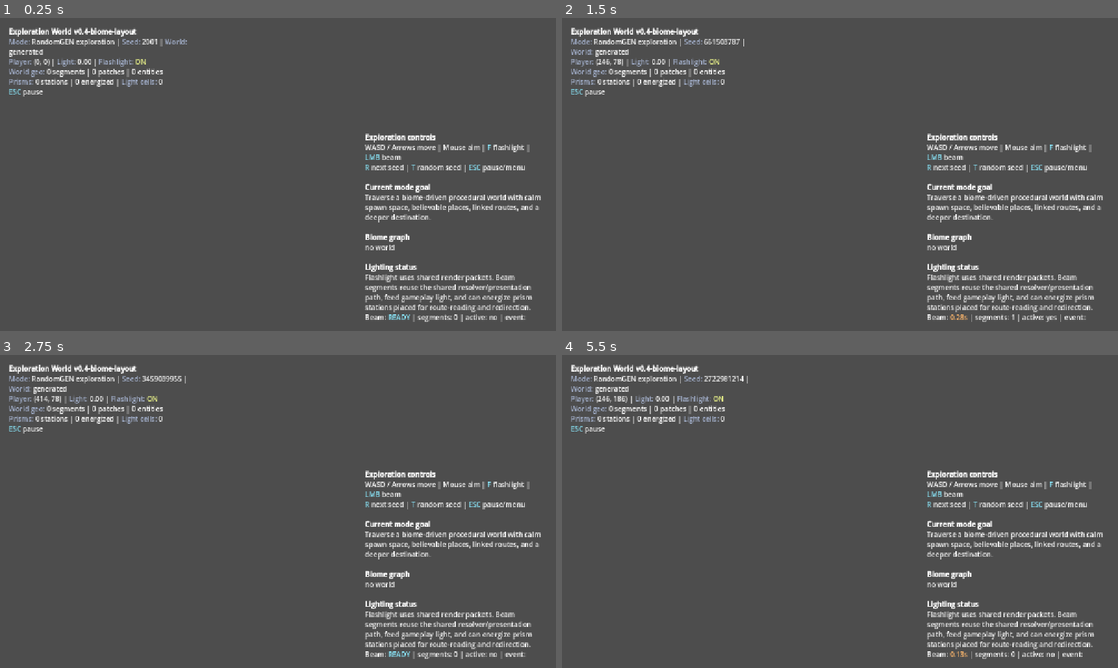
Above: before the commit, frames 1-4 (two rows, left to right).
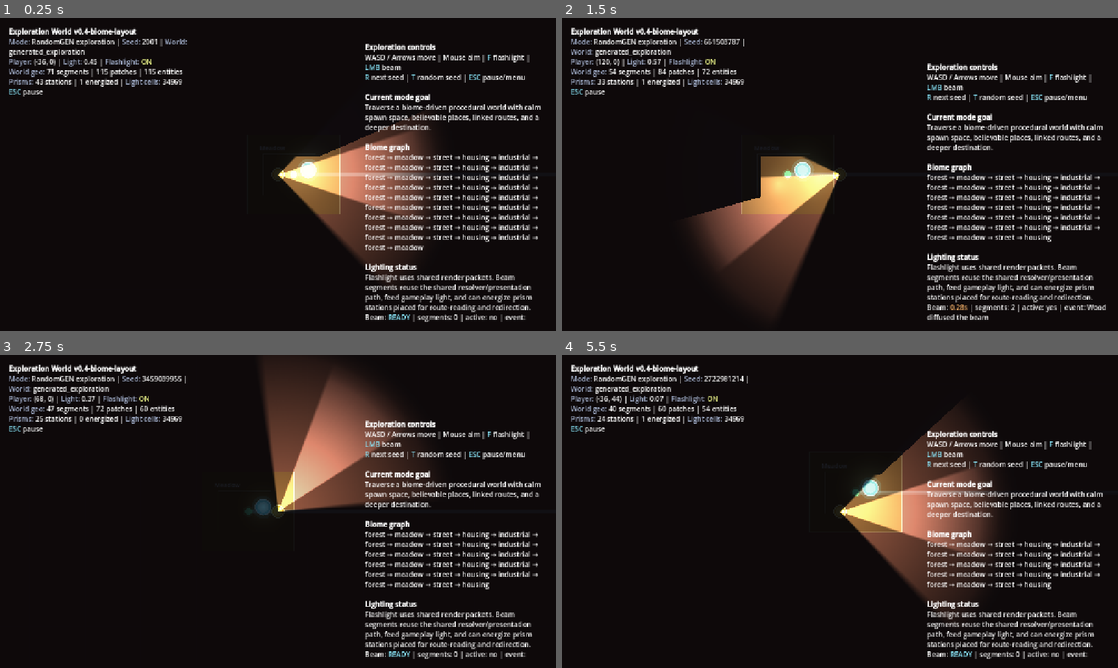
Above: after the commit, the same moments.

Repository: Nopppa/lantern-engine
Game: Godot game, scene res://scenes/exploration_scene.tscn
Same seed, same stepped clock (60 frames per second), same inputs: the game is played once before the commit and once after it. This scene is started directly instead of the project's main scene.
Inputs (mouse positions are in pixels of both pictures, inside the frame that each line leads up to):
- Up to frame 1 (0.25 s): no input
- Up to frame 2 (1.5 s): tap Enter (ui_accept) at 0.5, 0.77 s; move the mouse to (962, 158) at 0.52 s; hold D (move_right) 0.53-1.25 s; tap T at 0.6 s; click (962, 158) at 0.67 s; drag from (728, 190) to (812, 237) at 1.27 s
- Up to frame 3 (2.75 s): tap Enter (ui_accept) at 2 s; move the mouse to (333, 442) at 2.02 s; hold D (move_right) from 2.03 s (still down); tap Q (cast_prism_surge) at 2.1 s; click (333, 442) at 2.17 s; tap T at 2.3 s
- Up to frame 4 (5.5 s): release D (move_right) at 2.75 s; drag from (812, 574) to (673, 464) at 2.77 s; tap R (restart_run) at 3.5, 5 s; move the mouse to (1006, 558) at 3.52 s; hold A (move_left) 3.53-4.25 s; right-click (1006, 558) at 3.6 s; click (1006, 558) at 3.67 s; tap Enter (ui_accept) at 3.77, 4.25 s; tap T at 3.8, 5.3 s; drag from (673, 464) to (756, 433) at 4.27 s; move the mouse to (867, 511) at 5.02 s; hold S (move_down) from 5.03 s (still down); tap 2 (spawn_hollow) at 5.1 s; click (867, 511) at 5.17 s

The runs differ from the first frame. In frame 1, 98% of the frame differs, in the area x 0-100%, y 0-100%; in frame 2, 98%; in frame 3, 98%; in frame 4, 98%.
Error before the commit: Parse Error: The member "LightWorldBuilder" already exists in parent class WorldLayoutProvider. (res://scripts/world/generated_exploration_provider.gd:24)
Error after the commit: Invalid type in function 'damage_enemies_along_segment' in base 'GDScript'. The Object-derived class of argument 1 (RefCounted (ExplorationLightRuntime)) is no…

Commit message:
kenttää

Diff:
--- /dev/null
+++ b/scenes/dev/world_layout_viewer.tscn.tscn
@@ -0,0 +1,8 @@
+[gd_scene format=3 uid="uid://vw5oqtsumcl2"]
+
+[ext_resource type="Script" uid="uid://bvlfckkimygfl" path="res://scripts/dev/world_layout_viewer.gd" id="1_52buq"]
+
+[node name="WorldLayoutViewer_tscn" type="Node2D" unique_id=1835511089]
+script = ExtResource("1_52buq")
+
+[node name="Camera2D" type="Camera2D" parent="." unique_id=1157076651]
--- /dev/null
+++ b/scripts/dev/world_layout_viewer.gd
@@ -0,0 +1,135 @@
+extends Node2D
+
+const GeneratedExplorationProvider = preload("res://scripts/world/generated_exploration_provider.gd")
+
+const WORLD_RECT := Rect2(Vector2(64,64), Vector2(1152,592))
+
+@export var world_seed_string := "ALKU1234"
+var actual_world_seed : int
+
+var provider
+var layout := {}
+
+var camera: Camera2D
+
+var drag := false
+var last_mouse := Vector2.ZERO
+
+func _ready():
+
+	camera = $Camera2D
+	actual_world_seed = world_seed_string.hash()
+	generate_world()
+
+
+func generate_world():
+
+	provider = GeneratedExplorationProvider.new(actual_world_seed, WORLD_RECT)
+
+	layout = provider.build_static_layout()
+
+	queue_redraw()
+
+	print("Generated seed:", actual_world_seed)
+
+
+func _draw():
+
+	if layout.is_empty():
+		return
+
+	# arena
+	draw_rect(WORLD_RECT, Color(0.1,0.1,0.1), true)
+	draw_rect(WORLD_RECT, Color.WHITE, false, 3)
+
+	# zones
+	for node in layout.get("layout_nodes",[]):
+
+		var rect: Rect2 = node.get("rect", Rect2())
+		var biome = node.get("biome","")
+
+		var color = Color(0.4,0.4,0.4,0.25)
+
+		match biome:
+			"forest":
+				color = Color(0.2,0.5,0.2,0.35)
+			"meadow":
+				color = Color(0.4,0.7,0.3,0.35)
+			"street":
+				color = Color(0.5,0.5,0.5,0.35)
+			"housing":
+				color = Color(0.6,0.4,0.3,0.35)
+			"industrial":
+				color = Color(0.4,0.4,0.6,0.35)
+
+		draw_rect(rect, color, true)
+		draw_rect(rect, color.lightened(0.4), false, 2)
+
+		var center: Vector2 = node.get("center", Vector2.ZERO)
+
+		draw_circle(center,6,Color.YELLOW)
+
+	# corridors
+	for link in layout.get("layout_links",[]):
+
+		var points = link.get("corridor_points",[])
+
+		for i in range(points.size()-1):
+
+			draw_line(
+				points[i],
+				points[i+1],
+				Color(0.7,0.9,1.0,0.4),
+				6
+			)
+
+	# spawn
+	var spawn = layout.get("spawn_hint",Vector2.ZERO)
+
+	draw_circle(spawn,10,Color(1,0.9,0.3))
+
+
+func _input(event):
+
+	if event is InputEventKey and event.pressed:
+
+		if event.keycode == KEY_R:
+			world_seed_string = luo_satunnainen_merkkisarja(8)
+			actual_world_seed = world_seed_string.hash()
+			print("Uusi siemenmerkkisarja: ", world_seed_string)
+			print("Moottorin käyttämä hash: ", actual_world_seed)
+			# Kutsukaa tässä kentän uudelleengenerointi
+			generate_world()
+
+		if event.keycode == KEY_T:
+
+			actual_world_seed = randi()
+			generate_world()
+
+	if event is InputEventMouseButton:
+
+		if event.button_index == MOUSE_BUTTON_MIDDLE:
+
+			drag = event.pressed
+			last_mouse = event.position
+
+		if event.button_index == MOUSE_BUTTON_WHEEL_UP:
+
+			camera.zoom *= 0.9
+
+		if event.button_index == MOUSE_BUTTON_WHEEL_DOWN:
+
+			camera.zoom *= 1.1
+
+	if event is InputEventMouseMotion and drag:
+
+		var delta = event.position - last_mouse
+		camera.position -= delta * camera.zoom
+		last_mouse = event.position
+
+func luo_satunnainen_merkkisarja(pituus: int) -> String:
+	var merkit = "ABCDEFGHIJKLMNOPQRSTUVWXYZ0123456789"
+	var tulos = ""
+	for i in range(pituus):
+		tulos += merkit[randi() % merkit.length()]
+	return tulos
--- a/scripts/exploration_scene.gd
+++ b/scripts/exploration_scene.gd
@@ -23,7 +23,7 @@
 const ExplorationPlayerController = preload("res://scripts/exploration/exploration_player_controller.gd")
 
 # World rect kept compatible with current pipeline bootstrap.
-const ARENA_RECT := Rect2(Vector2(64, 64), Vector2(1152, 592))
+const ARENA_RECT := Rect2(Vector2(-3000, -3000), Vector2(6000, 6000))
 const SCENE_LABEL := "Exploration World v0.4-biome-layout"
 const PLAYER_SPEED := 240.0
 const PLAYER_RADIUS := 14.0
--- a/scripts/world/generated_exploration_provider.gd
+++ b/scripts/world/generated_exploration_provider.gd
@@ -21,11 +21,12 @@
 class_name GeneratedExplorationProvider
 extends WorldLayoutProvider
 
-const LightWorldBuilder = preload("res://scripts/gameplay/light_world_builder.gd")
+#poistetaan turhana
+#const LightWorldBuilder = preload("res://scripts/gameplay/light_world_builder.gd")
 
 const CONNECTOR_HALF_WIDTH := 46.0
-const MIN_ZONE_COUNT := 3
-const MAX_ZONE_COUNT := 7
+const MIN_ZONE_COUNT := 24
+const MAX_ZONE_COUNT := 48
 
 ## Biome types for exploration zones
 const BIOMES := [
@@ -126,10 +127,7 @@
 
 	var spawn_size := Vector2(176, 148)
 	var spawn_rect := Rect2(
-		Vector2(
-			_arena_rect.position.x + 86.0,
-			_arena_rect.position.y + _arena_rect.size.y * 0.5 - spawn_size.y * 0.5
-		),
+		_arena_rect.get_center() - spawn_size * 0.5,
 		spawn_size
 	)
 
@@ -155,18 +153,26 @@
 
 	var zone_count := rng.randi_range(MIN_ZONE_COUNT, MAX_ZONE_COUNT)
 	var progression_index := zone_count - 1
-	var lane_count := max(2, mini(3, zone_count))
+	var lane_count: int = int(max(2, mini(3, zone_count)))
 	var lane_y := [0.28, 0.54, 0.76]
 	var previous_zone_centers := {}
 	var last_zone_center := spawn_rect.get_center()
 
 	for i in range(zone_count):
-		var lane_index := i % lane_count
+		var lane_index: int = i % lane_count
 		var depth := i + 1
 		var biome := _biome_for_index(i)
 		var zone_size := _zone_size_for_biome(biome, rng)
 		var progress := float(i + 1) / float(zone_count + 1)
-		var zone_rect := _place_zone_rect(rng, zone_size, progress, lane_y[lane_index], used_rects)
+		var spawn_center: Vector2 = spawn_rect.get_center()
+		var zone_rect := _place_zone_rect_around_spawn(
+			rng,
+			zone_size,
+			spawn_center,
+			i,
+			zone_count,
+			used_rects
+		)
 
 		used_rects.append(zone_rect)
 
@@ -312,6 +318,58 @@
 		size
 	)
 
+func _place_zone_rect_around_spawn(
+	rng: RandomNumberGenerator,
+	size: Vector2,
+	spawn_center: Vector2,
+	index: int,
+	total_count: int,
+	used_rects: Array
+) -> Rect2:
+	var ring: int = 1 + int(index / 5)
+	var base_radius: float = 600.0 + float(ring) * 500.0
+
+	var angle_step: float = TAU / float(max(1, total_count))
+	var base_angle: float = angle_step * float(index)
+
+	var fallback_rect := Rect2(Vector2.INF, size)
+
+	for _attempt in range(80):
+		var angle: float = base_angle + rng.randf_range(-0.45, 0.45)
+		var radius: float = base_radius + rng.randf_range(-140.0, 140.0)
+
+		var center: Vector2 = spawn_center + Vector2.RIGHT.rotated(angle) * radius
+		center += Vector2(
+			rng.randf_range(-40.0, 40.0),
+			rng.randf_range(-40.0, 40.0)
+		)
+
+		if center.distance_to(spawn_center) < 350.0:
+			continue
+
+		var rect := Rect2(center - size * 0.5, size)
+
+		var overlaps := false
+		for existing: Rect2 in used_rects:
+			if rect.grow(40.0).intersects(existing):
+				overlaps = true
+				break
+
+		if overlaps:
+			continue
+
+		if not _arena_rect.encloses(rect):
+			continue
+
+		fallback_rect = rect
+		return rect
+
+	if fallback_rect.position != Vector2.INF:
+		return fallback_rect
+
+	var emergency_center: Vector2 = spawn_center + Vector2.RIGHT.rotated(base_angle) * (base_radius + 250.0)
+	return Rect2(emergency_center - size * 0.5, size)
+
 func _build_link(segments: Array, from_center: Vector2, to_center: Vector2, progression_link: bool, route_kind: String) -> Dictionary:
 	var horizontal_first := absf(to_center.x - from_center.x) >= absf(to_center.y - from_center.y)
 	var corridor_points := [from_center]
@@ -322,14 +380,6 @@
 		corridor_points.append(Vector2(from_center.x, to_center.y))
 
 	corridor_points.append(to_center)
-
-	for i in range(corridor_points.size() - 1):
-		_add_corridor_segment(
-			segments,
-			corridor_points[i],
-			corridor_points[i + 1],
-			progression_link and i == corridor_points.size() - 2
-		)
 
 	return {
 		"from": from_center,
Not shown, added: scripts/dev/world_layout_viewer.gd.uid
Not shown, added: scripts/exploration/exploration_light_runtime.gd.uid
Not shown, added: scripts/exploration/exploration_overlay_ui.gd.uid
Not shown, added: scripts/exploration/exploration_player_controller.gd.uid
